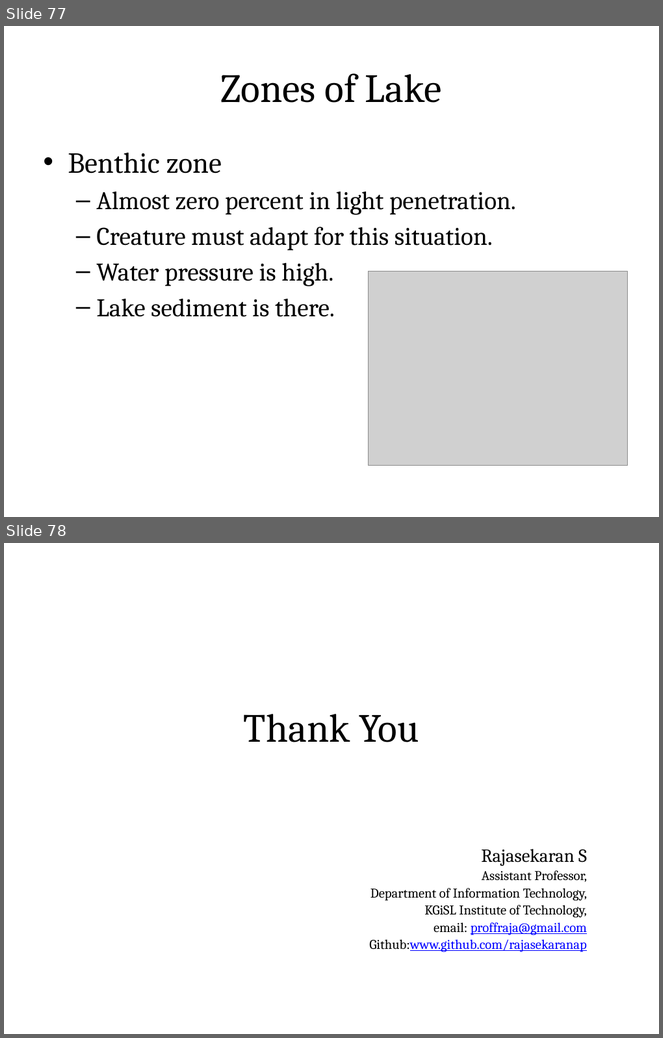
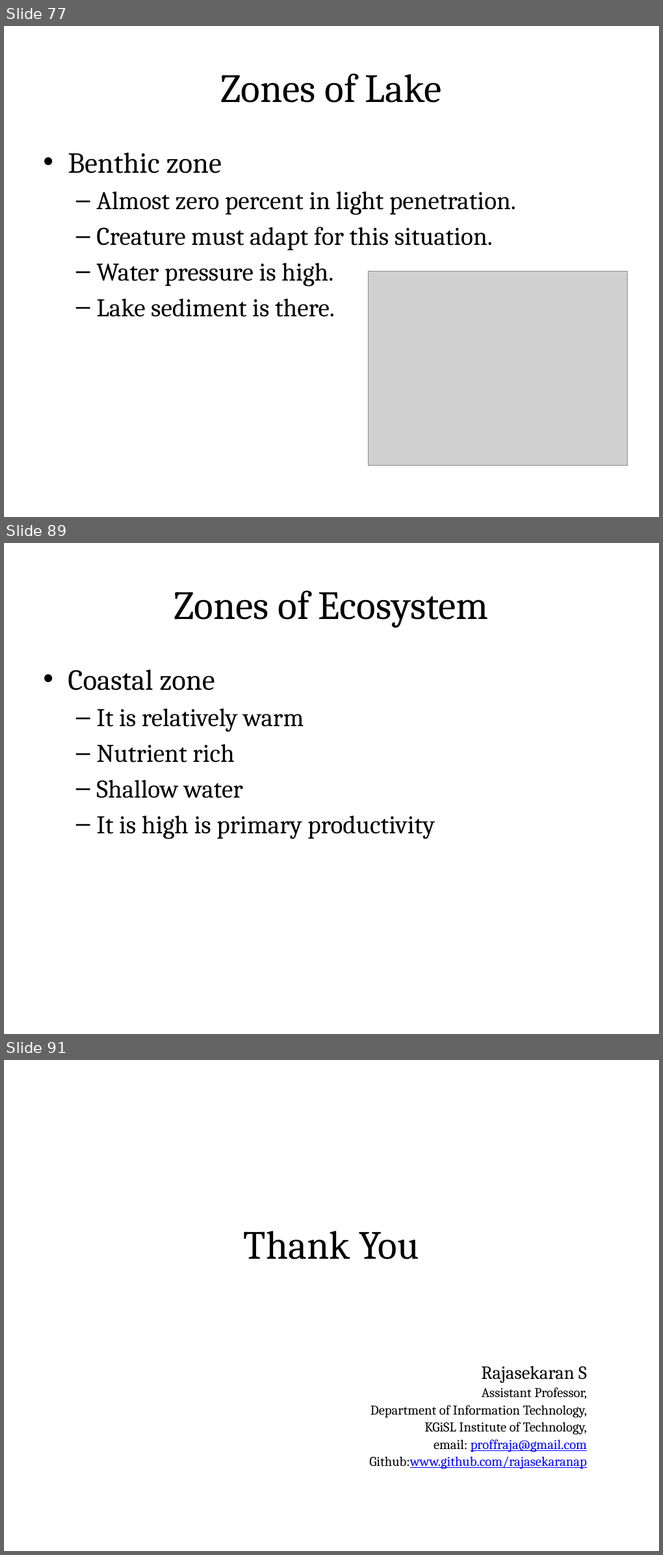
Before and after one commit to rajasekaran36/GE8291-Environmental-Science-and-Engineering, a slide deck: Slides/GE8291-U1.pptx. Shown one above the other, each under a label of ours: slides 77 and 78 before the commit, slides 77, 89 and 91 after it; the slides between them are not shown. The pictures are 663x1038 and 663x1555 pixels, drawn with LibreOffice and Linux fonts; fonts in the diff are those of the drawing; grey boxes stand for pictures. Boxes give left, top, right and bottom in pixels: in the first picture for what was removed or moved away, otherwise in the second. Text is boxed around its words. In the diff, an @@ line names an element or a change of style, - is before the commit and + after.

```diff
--- a/Slides/GE8291-U1.pptx
+++ b/Slides/GE8291-U1.pptx
@@ slide 89 added at <box>4,543,659,1034</box>, background #FFFFFF @@
@@ title added at <box>36,563,627,644</box>, fill gradient #DAFDA7 to #E4FCC2 to #F5FFE7, outline #98B955 0.75 pt, 44 pt, text #000000 @@
+Zones of Ecosystem
@@ text added at <box>68,670,435,839</box>, 28 pt, text #000000 @@
+• Coastal zone
+  – It is relatively warm
+  – Nutrient rich
+  – Shallow water
+  – It is high is primary productivity
@@ what was slide 78 is now slide 91 @@
```
Also in this commit, not shown: 12 other slides added, 1 other file.
